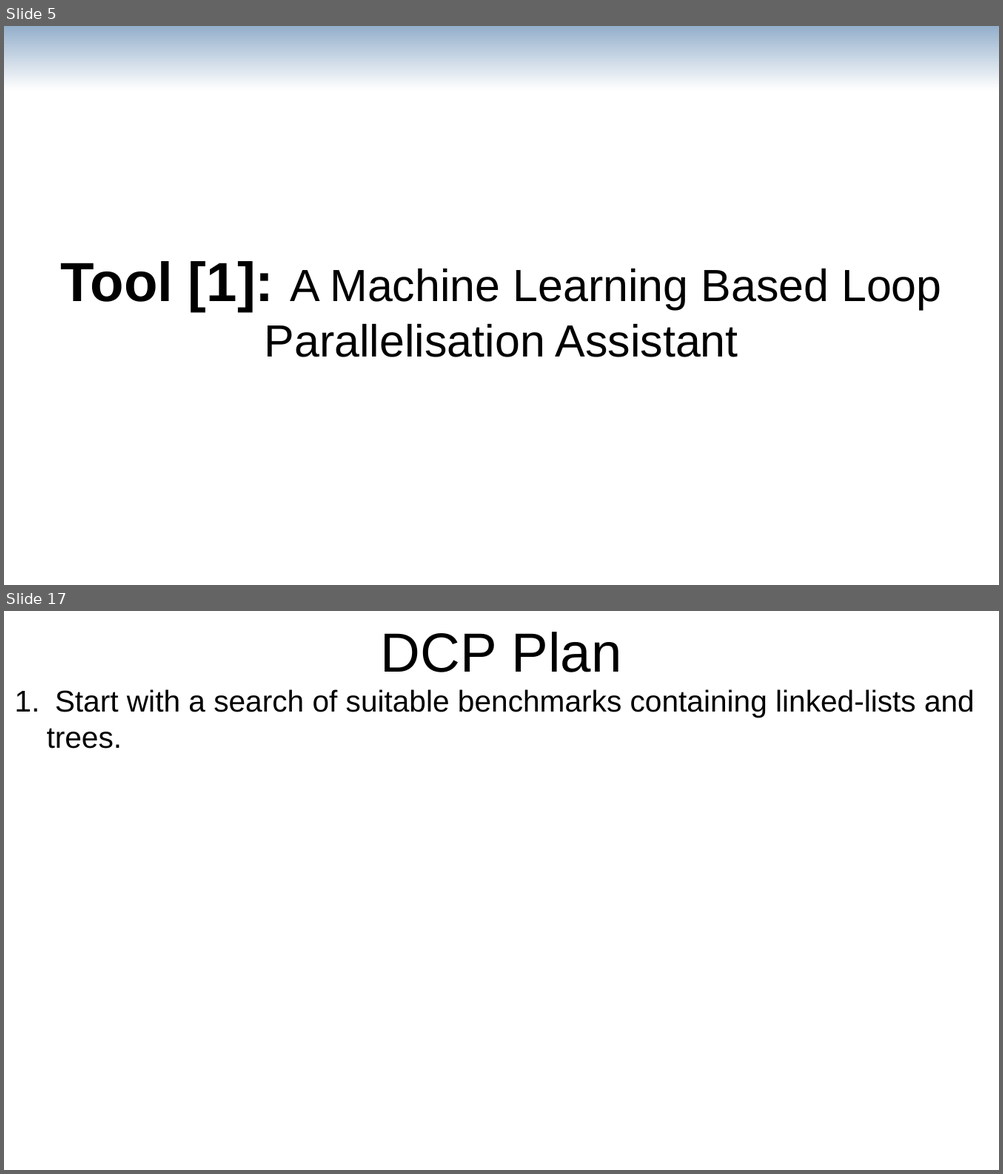
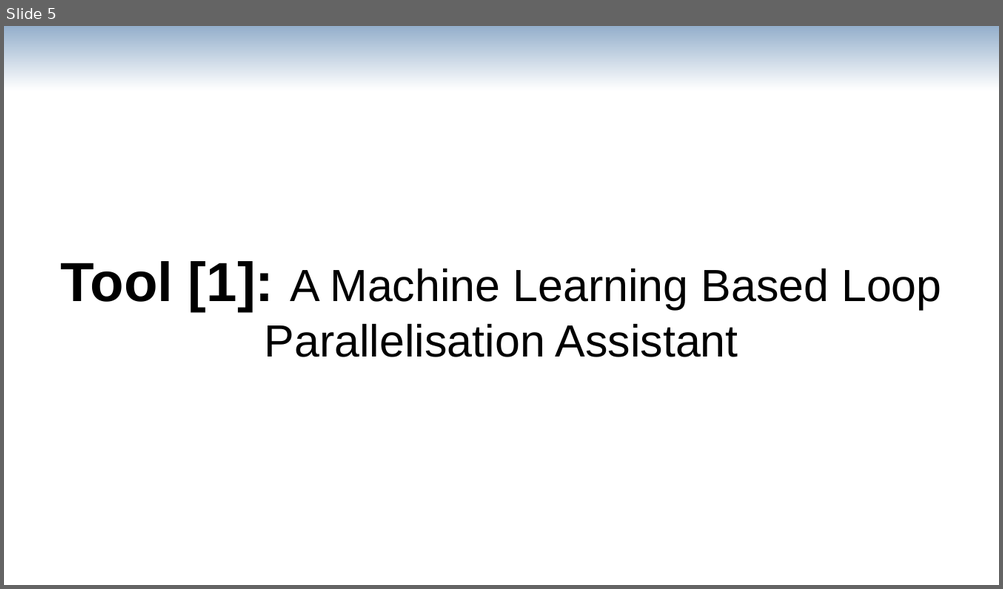
Before and after one commit to av-maramzin/DCP, a slide deck: doc/first_year_review/presentation.odp. Shown one above the other, each under a label of ours: slides 5 and 17 before the commit, slide 5 after it; the slides between them are not shown. The pictures are 1003x1174 and 1003x589 pixels, drawn with LibreOffice and Linux fonts; fonts in the diff are those of the drawing. Boxes give left, top, right and bottom in pixels: in the first picture for what was removed or moved away, otherwise in the second. Text is boxed around its words. In the diff, an @@ line names an element or a change of style, - is before the commit and + after.

```diff
--- a/doc/first_year_review/presentation.odp
+++ b/doc/first_year_review/presentation.odp
@@ slide 17 removed at (4, 611, 999, 1170), background #FFFFFF @@
@@ title removed at (381, 632, 622, 672) @@
-DCP Plan
@@ text removed at (47, 689, 974, 749) @@
-1. Start with a search of suitable benchmarks containing linked-lists and trees.
```
Also in this commit, not shown: 11 slides changed, 5 slides added, 5 other slides removed, 2 other files.
